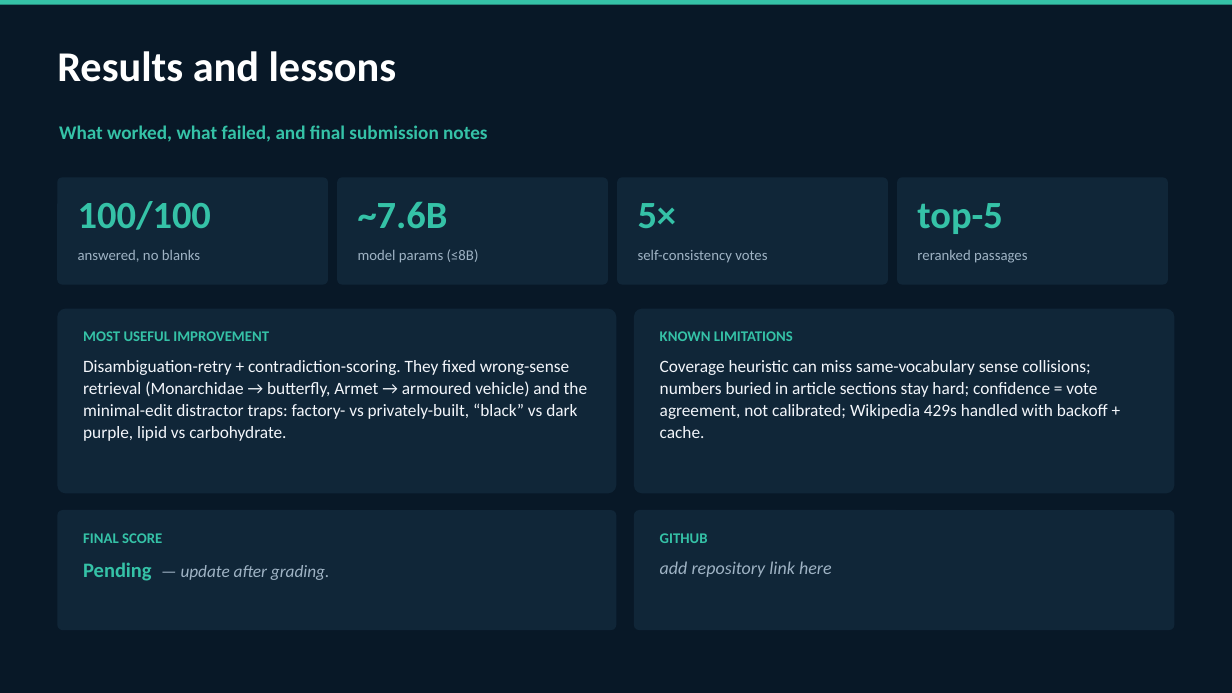
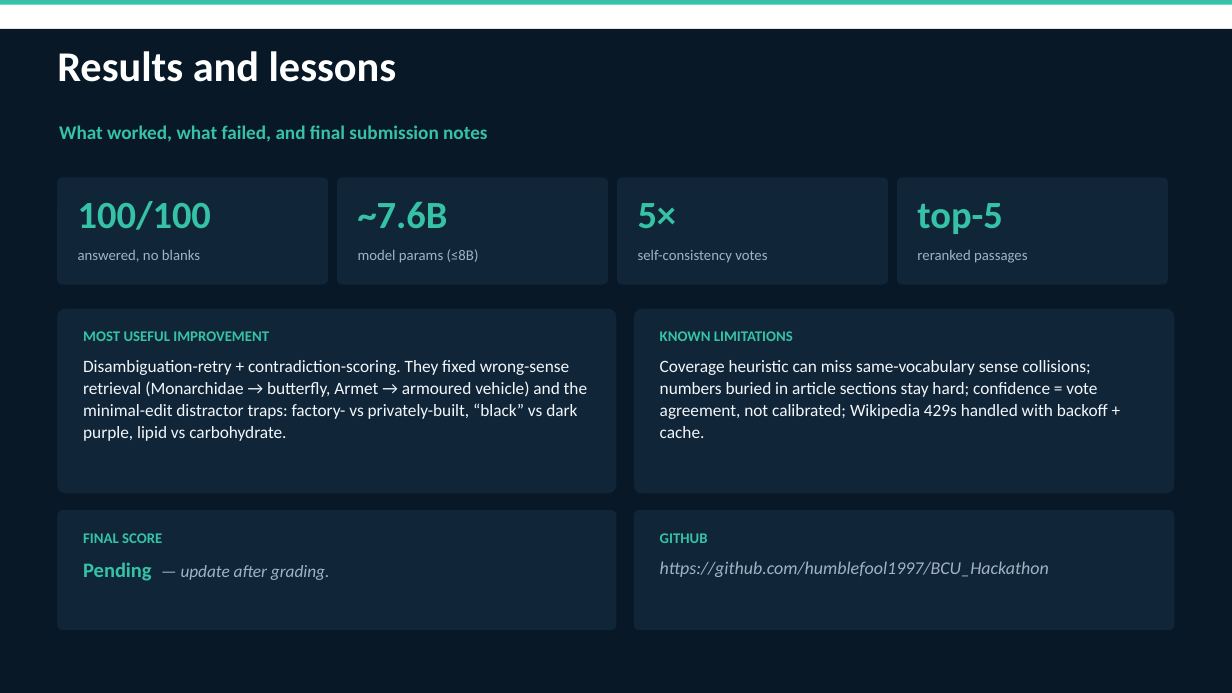
Before and after one commit to humblefool1997/BCU_Hackathon, a slide deck: slide 3 of MACINTOSH_presentation.pptx. Drawn at 1232x693 pixels with LibreOffice and Linux fonts; fonts in the diff are those of the drawing. Boxes give left, top, right and bottom in pixels: in the first picture for what was removed or moved away, otherwise in the second. Text is boxed around its words. In the diff, an @@ line names an element or a change of style, - is before the commit and + after.

```diff
--- a/MACINTOSH_presentation.pptx
+++ b/MACINTOSH_presentation.pptx
@@ rectangle: place and size @@
-rectangle at [0, 0, 1232, 693]
+rectangle at [0, 29, 1232, 693]
@@ text at [660, 561, 1049, 577]: text changed @@
-add repository link here
+https://github.com/humblefool1997/BCU_Hackathon
```
Also in this commit, not shown: 1 other slide changed, 3 other files.
